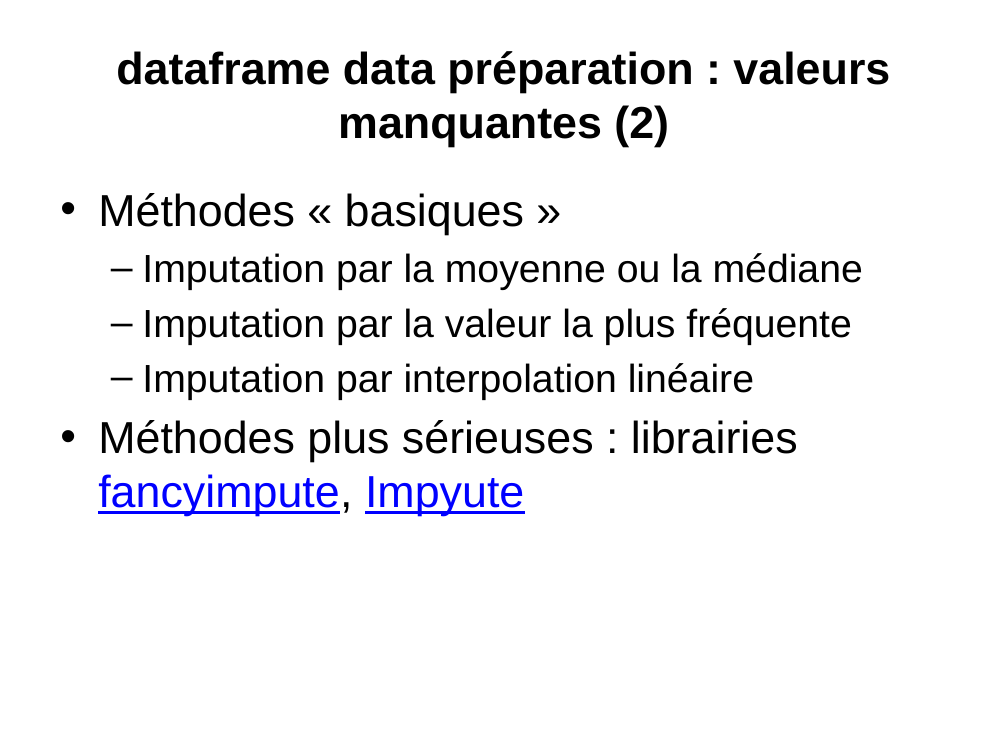
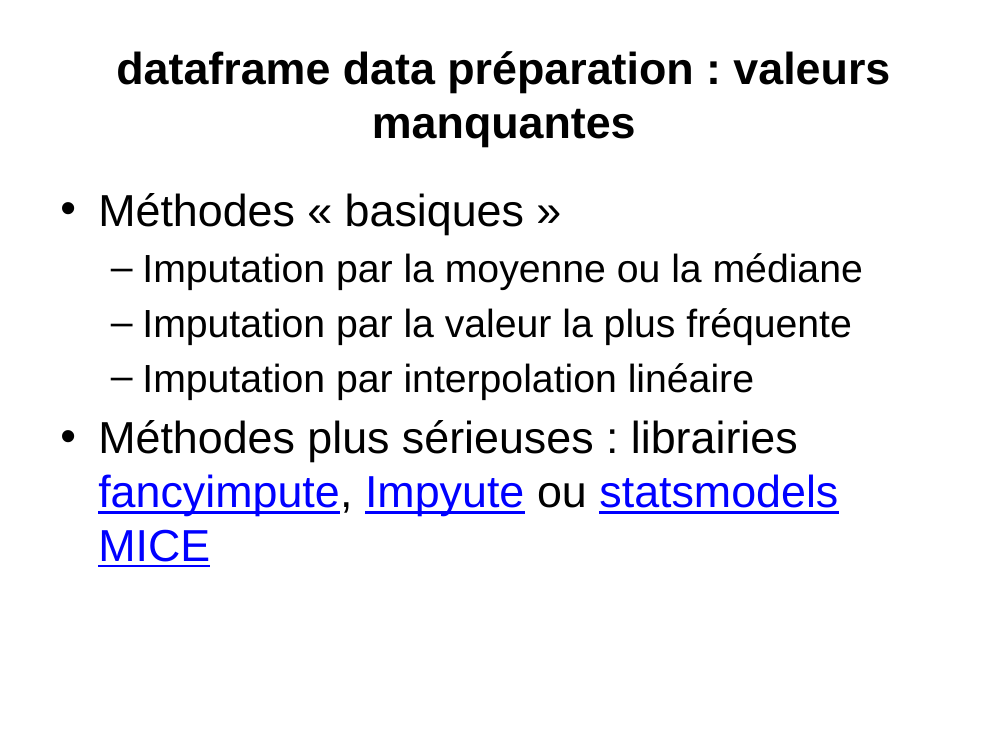
Before and after one commit to loicmidy/formation-python, a slide deck: slide 25 of formation python.pptx. Drawn at 1008x756 pixels with LibreOffice and Linux fonts; fonts in the diff are those of the drawing. Boxes give left, top, right and bottom in pixels: in the first picture for what was removed or moved away, otherwise in the second. Text is boxed around its words. In the diff, an @@ line names an element or a change of style, - is before the commit and + after.

```diff
--- a/formation python.pptx
+++ b/formation python.pptx
@@ title at [116,51,890,147]: text changed @@
-dataframe data préparation : valeurs manquantes (2)
+dataframe data préparation : valeurs manquantes
@@ text at [98,420,838,567]: text changed @@
-• Méthodes plus sérieuses : librairies fancyimpute, Impyute
+• Méthodes plus sérieuses : librairies fancyimpute, Impyute ou statsmodels MICE
```
Also in this commit, not shown: 9 other slides changed, 7 slides added, 4 slides removed, 4 other files.
